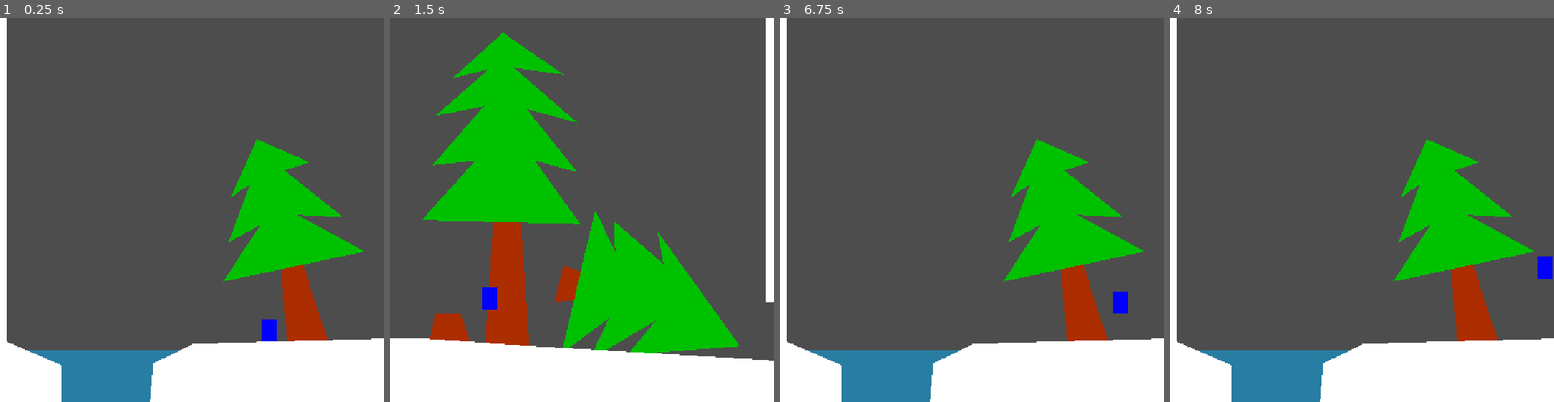
Above: before the commit, frames 1-4 (left to right).
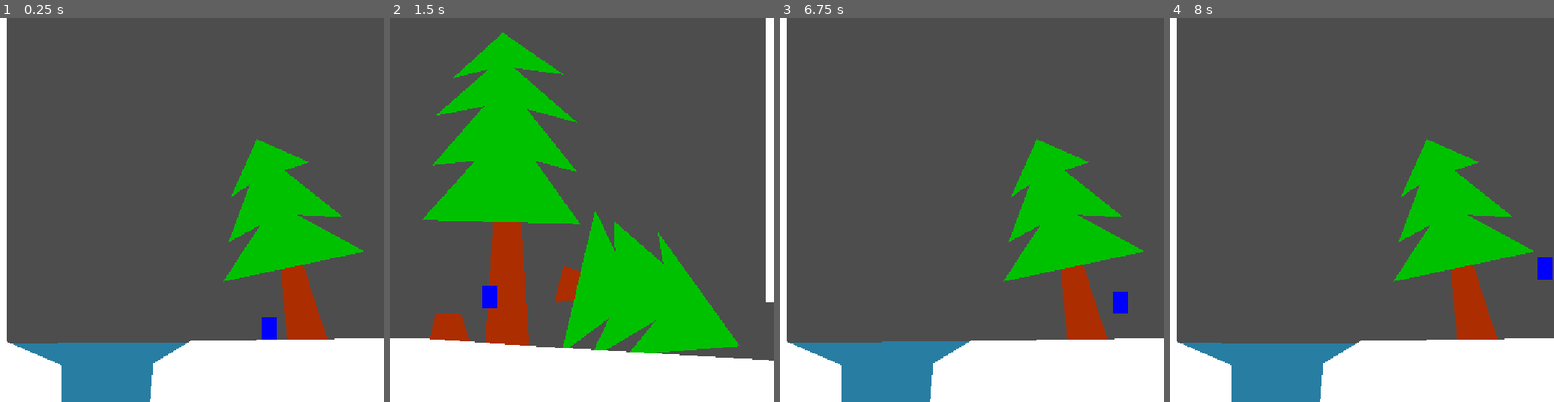
Above: after the commit, the same moments.

Repository: xorblo-doitus/OOB
Game: Godot game, scene res://src/gameplay/world/world.tscn
Same seed, same stepped clock (60 frames per second), same inputs: the game is played once before the commit and once after it.
Inputs:
- Up to frame 1 (0.25 s): no input
- Up to frame 2 (1.5 s): tap Enter at 0.5 s; hold D (right) from 0.53 s (still down); tap Space (jump) at 0.77 s
- Up to frame 3 (6.75 s): tap Space (jump) at 1.52, 3.02, 3.77, 4.25, 4.52, 6.02 s; release D (right) at 2.03 s; hold Left (left) 2.03-2.78 s; hold D (right) 2.78-4.28 s; hold Left (left) 4.28-5.03 s; hold D (right) 5.03-5.78 s; hold Left (left) from 5.78 s (still down)
- Up to frame 4 (8 s): tap Space (jump) at 6.77, 7.52 s; release Left (left) at 7.28 s; hold D (right) from 7.28 s (still down)

The runs differ from the first frame. In frame 1, 1.1% of the frame differs, in the area x 3-97%, y 77-90%; in frame 2, less than 0.1%; in frame 3, 1.2%, in the area x 2-97%, y 83-90%; in frame 4, 1.0%.

Commit message:
Shading

Diff:
--- /dev/null
+++ b/src/gameplay/world/terrain/water.gdshader
@@ -0,0 +1,16 @@
+shader_type canvas_item;
+
+void vertex() {
+	// Called for every vertex the material is visible on.
+	if (VERTEX.y == 0.0) {
+		VERTEX.y += cos(TIME * 3.0 + UV.x) * 2.0 - 10.0;
+	}
+}
+
+void fragment() {
+	//COLOR *= cos(TIME) + 0.5;
+}
+//
+//void light() {
+	//// Called for every pixel for every light affecting the CanvasItem.
+//}
--- a/src/gameplay/world/terrain/water.tscn
+++ b/src/gameplay/world/terrain/water.tscn
@@ -1,7 +1,14 @@
-[gd_scene load_steps=2 format=3 uid="uid://drtgovpc4eh4f"]
+[gd_scene load_steps=4 format=3 uid="uid://drtgovpc4eh4f"]
 
+[ext_resource type="Shader" path="res://src/gameplay/world/terrain/water.gdshader" id="1_3h7jn"]
 [ext_resource type="Script" path="res://src/gameplay/world/terrain/water.gd" id="1_8l7q0"]
 
+[sub_resource type="ShaderMaterial" id="ShaderMaterial_dals7"]
+shader = ExtResource("1_3h7jn")
+
 [node name="Water" type="ColorRect"]
+material = SubResource("ShaderMaterial_dals7")
+offset_right = 100.0
+offset_bottom = 100.0
 color = Color(0, 0.694118, 1, 0.478431)
 script = ExtResource("1_8l7q0")
--- a/src/gameplay/world/world.tscn
+++ b/src/gameplay/world/world.tscn
@@ -1,9 +1,10 @@
-[gd_scene load_steps=9 format=3 uid="uid://ciceafugib0p4"]
+[gd_scene load_steps=10 format=3 uid="uid://ciceafugib0p4"]
 
 [ext_resource type="Script" path="res://src/gameplay/world/world.gd" id="1_nomqr"]
 [ext_resource type="PackedScene" uid="uid://cydou714l1g6v" path="res://src/gameplay/entities/player.tscn" id="2_enicr"]
 [ext_resource type="PackedScene" uid="uid://delrjt1dlkmbj" path="res://src/gameplay/world/camera_zone.tscn" id="4_et3i5"]
 [ext_resource type="PackedScene" uid="uid://clr627lga6td1" path="res://src/gameplay/world/terrain/long_platform.tscn" id="4_skm66"]
+[ext_resource type="Material" uid="uid://5ea2je3g1fbo" path="res://src/shaders/oob_shader.tres" id="5_gag1f"]
 [ext_resource type="PackedScene" uid="uid://d313j65dc033f" path="res://src/gameplay/world/terrain/polygon_terrain.tscn" id="6_t1arw"]
 [ext_resource type="PackedScene" uid="uid://drtgovpc4eh4f" path="res://src/gameplay/world/terrain/water.tscn" id="7_bqvld"]
 
@@ -12,7 +13,7 @@
 b = Vector2(-15, -29)
 
 [sub_resource type="RectangleShape2D" id="RectangleShape2D_pg4ov"]
-size = Vector2(323, 76)
+size = Vector2(349, 76)
 
 [node name="World" type="Node2D"]
 script = ExtResource("1_nomqr")
@@ -33,13 +34,18 @@
 [node name="CameraZone2" parent="." instance=ExtResource("4_et3i5")]
 position = Vector2(768, 256)
 
-[node name="PolygonTerrain" parent="." instance=ExtResource("6_t1arw")]
+[node name="Ground2" parent="." instance=ExtResource("6_t1arw")]
 position = Vector2(204, 487)
-polygon = PackedVector2Array(341, -61, 481, -51, 833, -30, 839, 106, -8, 64, 0, -27, 53, -53)
+polygon = PackedVector2Array(341, -61, 481, -51, 833, -30, 839, 106, -8, 64, 0, -27, 50, -57)
 
-[node name="PolygonTerrain2" parent="." instance=ExtResource("6_t1arw")]
+[node name="Ground1" parent="." instance=ExtResource("6_t1arw")]
 position = Vector2(204, 487)
 polygon = PackedVector2Array(-123, -25, -124, 57, -397, 92, -348, -121)
+
+[node name="Ground3" parent="." instance=ExtResource("6_t1arw")]
+material = ExtResource("5_gag1f")
+position = Vector2(760, -57)
+polygon = PackedVector2Array(-124, -111, 254, -108, 266, 32, 153, -34, -54, -59, -258, -26, -396, 41, -342, -91)
 
 [node name="Tree1" parent="." instance=ExtResource("6_t1arw")]
 position = Vector2(413, 296)
@@ -102,7 +108,7 @@
 position = Vector2(127, 542)
 
 [node name="CollisionShape2D" type="CollisionShape2D" parent="Water"]
-position = Vector2(61.5, -62)
+position = Vector2(48.5, -62)
 shape = SubResource("RectangleShape2D_pg4ov")
 
 [node name="Water" parent="Water/CollisionShape2D" instance=ExtResource("7_bqvld")]
--- /dev/null
+++ b/src/shaders/oob.gdshader
@@ -0,0 +1,22 @@
+shader_type canvas_item;
+
+uniform sampler2D noise : repeat_enable;
+
+void vertex() {
+	// Called for every vertex the material is visible on.
+}
+
+void fragment() {
+	vec2 pos = SCREEN_UV
+	//+ vec2(
+		//0,
+		//cos(SCREEN_UV.x * 200.0 + TIME * 50.0) * 0.03
+		////+ texture(noise, SCREEN_UV + TIME * 1.0).b * 10.0 / 50.0
+		////+ texture(noise, SCREEN_UV.yx + TIME * 1.0).b * 10.0 / 50.0
+	//)
+	;
+	//float seed = texture(noise, vec2(pos.x + cos(TIME), TIME * 0.1));
+	COLOR.a *= texture(noise,
+	vec2(pos.x + cos(TIME * texture(noise, SCREEN_UV.xx).b), TIME * 0.1)
+	).b + 0.5 - distance(SCREEN_UV, vec2(0.5, 0.5)) * 2.0;
+}
--- /dev/null
+++ b/src/shaders/oob_shader.tres
@@ -0,0 +1,12 @@
+[gd_resource type="ShaderMaterial" load_steps=4 format=3 uid="uid://5ea2je3g1fbo"]
+
+[ext_resource type="Shader" path="res://src/shaders/oob.gdshader" id="1_msnsa"]
+
+[sub_resource type="FastNoiseLite" id="FastNoiseLite_jk84g"]
+
+[sub_resource type="NoiseTexture2D" id="NoiseTexture2D_0i2ko"]
+noise = SubResource("FastNoiseLite_jk84g")
+
+[resource]
+shader = ExtResource("1_msnsa")
+shader_parameter/noise = SubResource("NoiseTexture2D_0i2ko")
